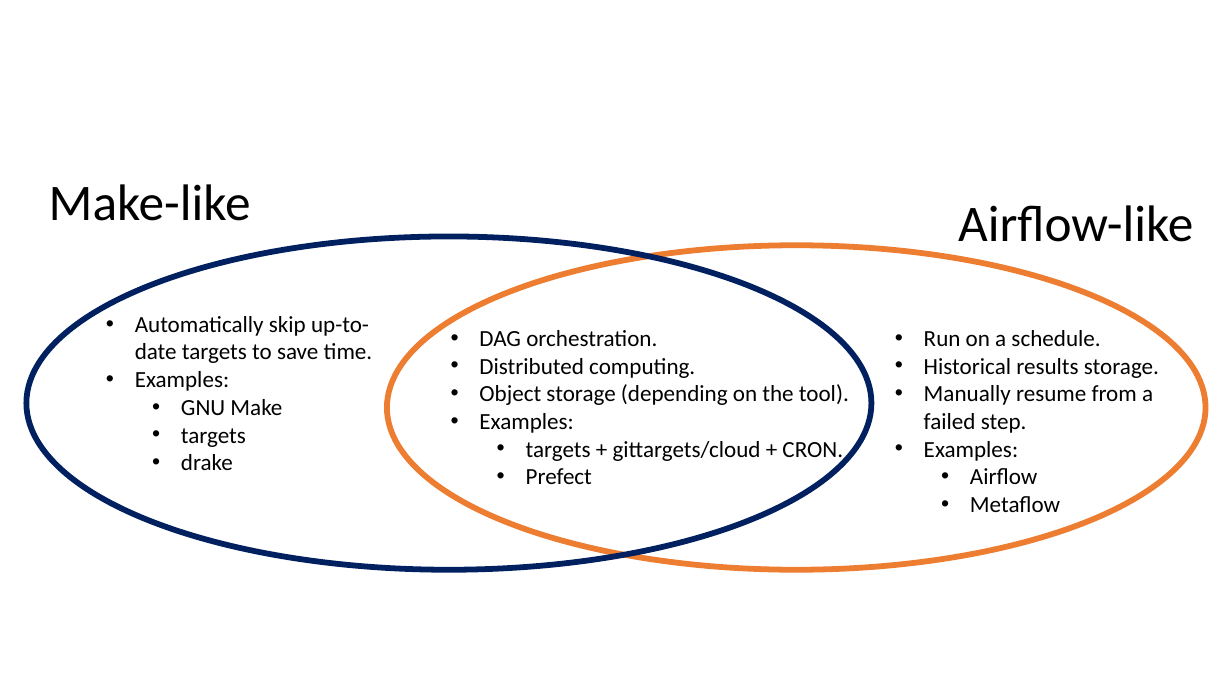
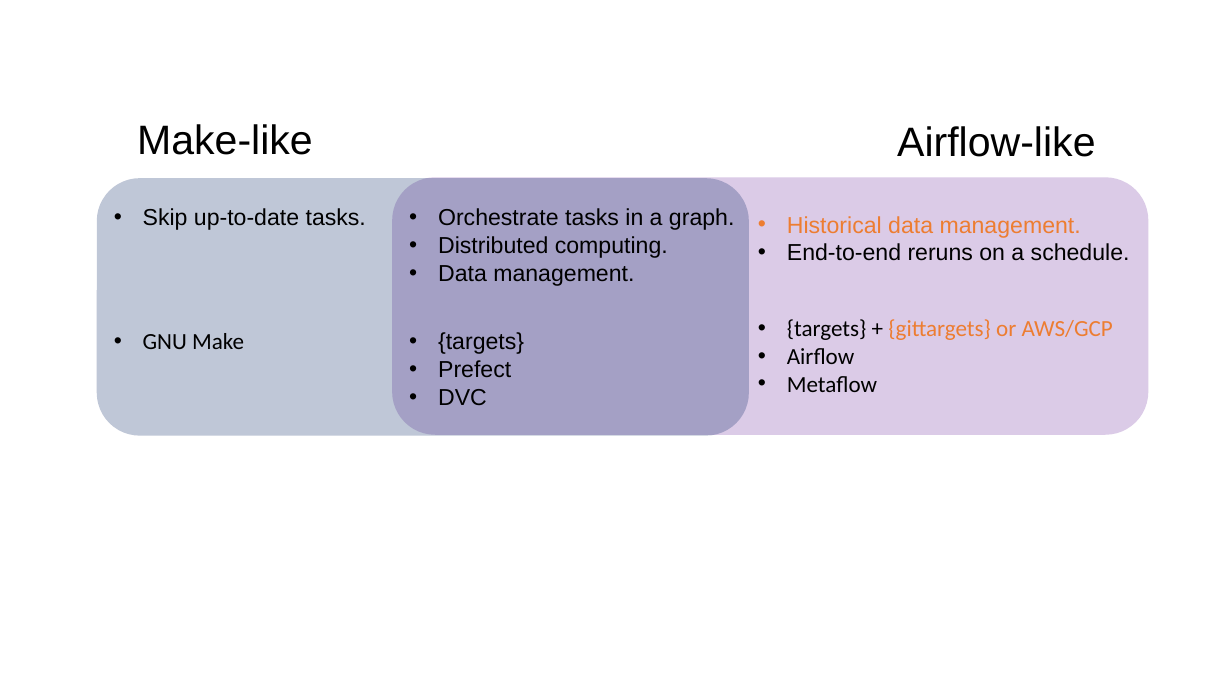
Before and after one commit to wlandau/user-conf-2022, a slide deck: slide 2 of images/images.pptx. Drawn at 1232x693 pixels with LibreOffice and Linux fonts; fonts in the diff are those of the drawing. Boxes give left, top, right and bottom in pixels: in the first picture for what was removed or moved away, otherwise in the second. Text is boxed around its words. In the diff, an @@ line names an element or a change of style, - is before the commit and + after.

```diff
--- a/images/images.pptx
+++ b/images/images.pptx
@@ text "Make-like": place and size @@
-text "Make-like" at bbox=[49, 184, 251, 221]
+text "Make-like" at bbox=[137, 124, 313, 155]
@@ text "Make-like" at bbox=[137, 124, 313, 155]: size 40 to 32 pt, font Calibri to Arial @@
@@ text "Airflow-like" at bbox=[897, 126, 1095, 157]: size 40 to 32 pt, font Calibri to Arial @@
@@ text "Airflow-like": place and size @@
-text "Airflow-like" at bbox=[958, 205, 1193, 242]
+text "Airflow-like" at bbox=[897, 126, 1095, 157]
@@ rounded rectangle added at bbox=[97, 178, 750, 436], fill #002060 at 25% opacity @@
@@ rounded rectangle added at bbox=[393, 177, 1149, 435], fill #7030A0 at 25% opacity @@
@@ text added at bbox=[143, 208, 366, 230], 18 pt, text #000000 @@
+• Skip up-to-date tasks.
@@ text "Orchestrate tasks in a graph.": place and size @@
-text "Orchestrate tasks in a graph." at bbox=[479, 330, 849, 484]
+text "Orchestrate tasks in a graph." at bbox=[438, 208, 734, 286]
@@ text at bbox=[438, 208, 734, 230]: text changed; font Calibri to Arial @@
-• DAG orchestration.
+• Orchestrate tasks in a graph.
@@ ellipse removed at bbox=[27, 237, 872, 570] @@
@@ text at bbox=[438, 236, 668, 258]: font Calibri to Arial in "Distributed computing." @@
@@ text at bbox=[787, 216, 1130, 261]: text changed; font Calibri to Arial @@
-• Run on a schedule.
-• Historical results storage.
-• Manually resume from a failed step.
-• Examples:
-  • Airflow
-  • Metaflow
+• Historical data management.
+• End-to-end reruns on a schedule.
@@ ellipse removed at bbox=[387, 245, 1206, 569] @@
@@ text at bbox=[438, 265, 634, 286]: text changed; font Calibri to Arial @@
-• Object storage (depending on the tool).
-• Examples:
-  • targets + gittargets/cloud + CRON.
-  • Prefect
+• Data management.
@@ text removed at bbox=[135, 316, 373, 470] @@
-• Automatically skip up-to-date targets to save time.
-• Examples:
-  • GNU Make
-  • targets
-  • drake
@@ text added at bbox=[787, 319, 1113, 392], 18 pt, text #000000 @@
+• {targets} + {gittargets} or AWS/GCP
+• Airflow
+• Metaflow
@@ text added at bbox=[143, 333, 244, 349], 18 pt, text #000000 @@
+• GNU Make
@@ text added at bbox=[438, 332, 524, 405], 18 pt, text #000000 @@
+• {targets}
+• Prefect
+• DVC
```
Also in this commit, not shown: 2 slides added, 7 other files.
